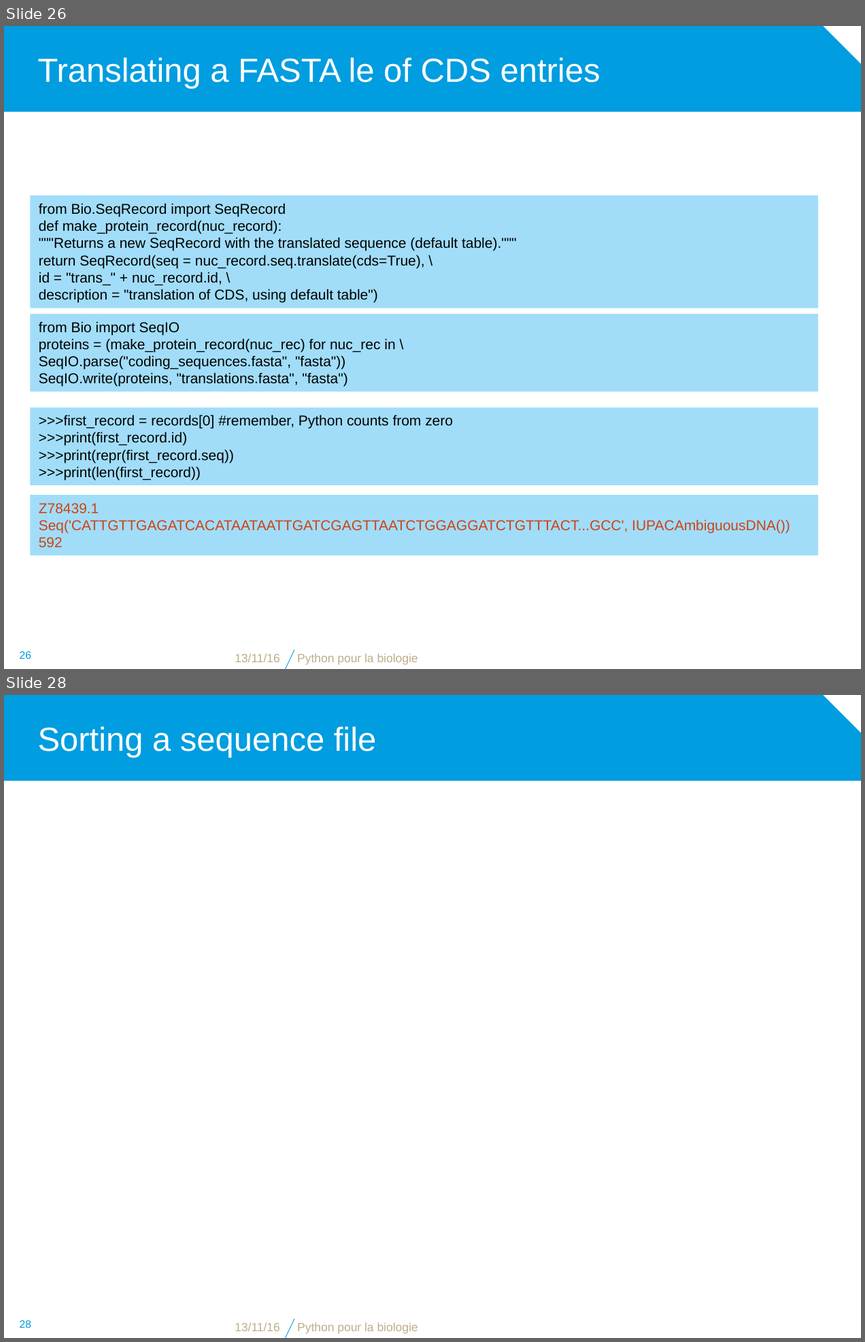
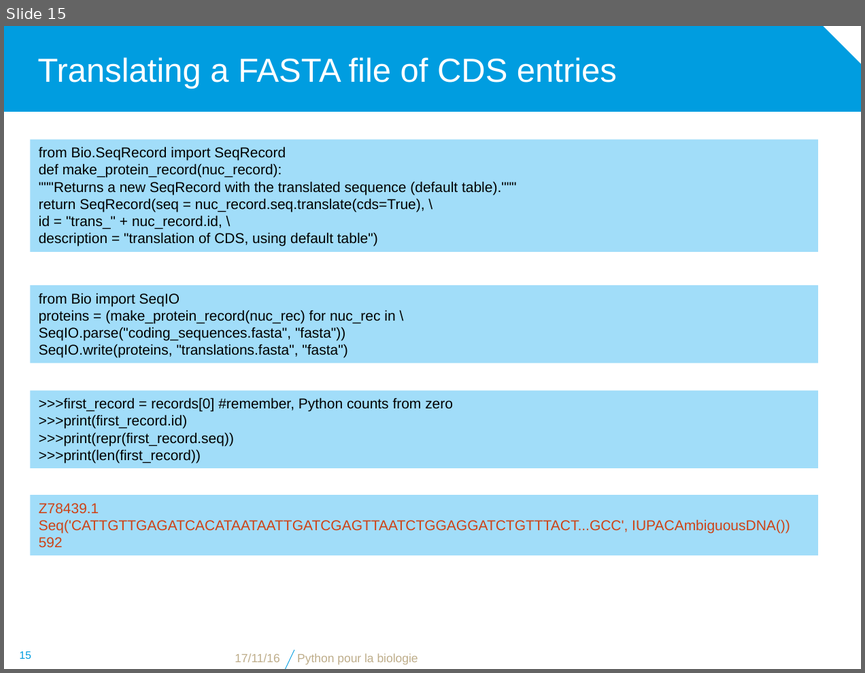
Before and after one commit to bdartigues/python_cnrs_formation, a slide deck: slides/python_biopython_Parsing_Object.pptx. Shown one above the other, each under a label of ours: slides 26 and 28 before the commit, slide 15 after it; the slides between them are not shown. The pictures are 865x1342 and 865x673 pixels, drawn with LibreOffice and Linux fonts; fonts in the diff are those of the drawing; background and template pictures are left out. Boxes give left, top, right and bottom in pixels: in the first picture for what was removed or moved away, otherwise in the second. Text is boxed around its words. In the diff, an @@ line names an element or a change of style, - is before the commit and + after.

```diff
--- a/slides/python_biopython_Parsing_Object.pptx
+++ b/slides/python_biopython_Parsing_Object.pptx
@@ slide 28 removed at bbox=[4, 695, 861, 1338], background #FFFFFF; not listed: 2 template elements that a slide beside it also shows @@
@@ title removed at bbox=[38, 726, 377, 758] @@
-Sorting a sequence file
@@ page number removed at bbox=[20, 1320, 32, 1327] @@
-28
@@ text removed at bbox=[235, 1322, 280, 1331] @@
-13/11/16
@@ text removed at bbox=[297, 1322, 418, 1334] @@
-Python pour la biologie
@@ what was slide 26 is now slide 15 @@
@@ slide 15 changed as well @@
@@ title at bbox=[38, 57, 617, 89]: text changed @@
-Translating a FASTA le of CDS entries
+Translating a FASTA file of CDS entries
@@ rectangle "from Bio.SeqRecord import SeqRecord": place and size @@
-rectangle "from Bio.SeqRecord import SeqRecord" at bbox=[31, 195, 818, 308]
+rectangle "from Bio.SeqRecord import SeqRecord" at bbox=[31, 139, 818, 251]
@@ rectangle "from Bio import SeqIO": place and size @@
-rectangle "from Bio import SeqIO" at bbox=[31, 314, 818, 392]
+rectangle "from Bio import SeqIO" at bbox=[31, 285, 818, 363]
@@ rectangle ">>>first_record = records[0] #remember, Python ...": place and size @@
-rectangle ">>>first_record = records[0] #remember, Python ..." at bbox=[31, 407, 818, 485]
+rectangle ">>>first_record = records[0] #remember, Python ..." at bbox=[31, 390, 818, 468]
@@ page number at bbox=[20, 651, 32, 658]: text changed @@
-26
+15
@@ text at bbox=[235, 653, 280, 662]: text changed @@
-13/11/16
+17/11/16
```
Also in this commit, not shown: 17 other slides changed, 12 other slides removed, 1 other file.
